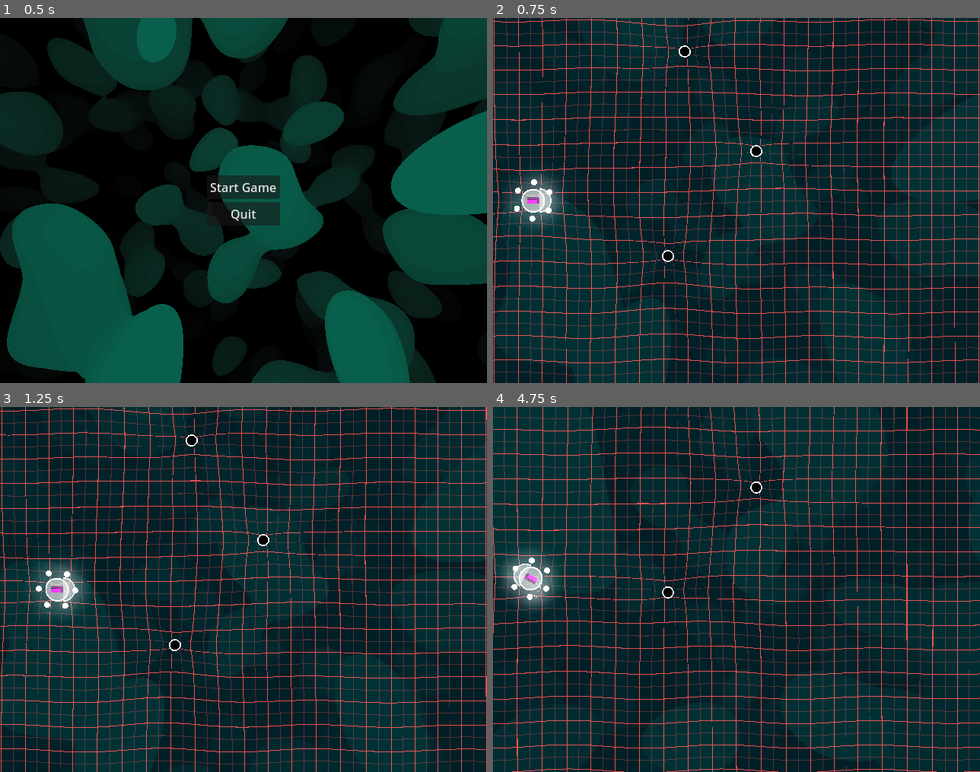
Above: before the commit, frames 1-4 (two rows, left to right).
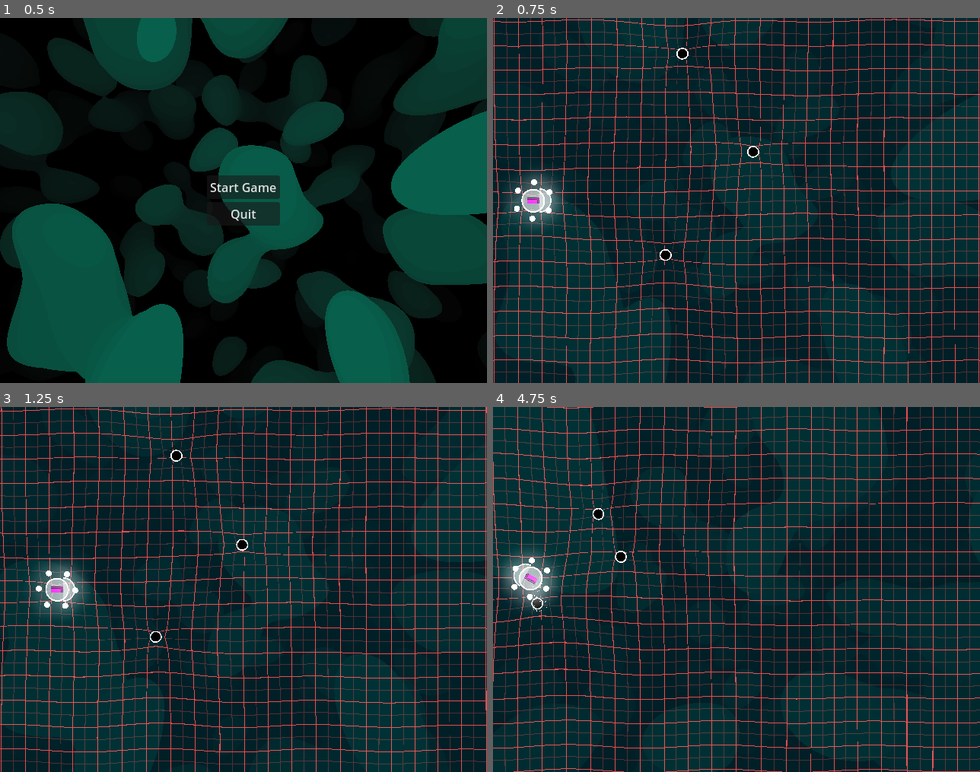
Above: after the commit, the same moments.

Repository: 3xcpy/roguelike-arcade-driving
Game: Godot game, scene res://scenes/main.tscn
The game is run twice, just before and just after one commit, with the same random seed, the same clock (stepped at 60 frames per second) and the same inputs. The engine's default icon, where the game draws it, is replaced by a stand-in: a white triangle on a blue panel in a dark square.
Inputs (mouse positions are in pixels of both pictures, inside the frame that each line leads up to):
- Up to frame 1 (0.5 s): no input
- Up to frame 2 (0.75 s): click "Start Game" at 0.5 s
- Up to frame 3 (1.25 s): no input
- Up to frame 4 (4.75 s): tap Enter (ui_accept) at 1.25, 1.52, 2.27, 3.77, 4.52 s; move the mouse to (843, 571) at 1.27 s; hold Right (steer_right) 1.28-2.03 s; tap Alt at 1.35, 2.85, 4.35 s; move the mouse to (639, 607) at 2.02 s; hold Down 2.03-2.78 s; tap Shift at 2.1, 3.6 s; move the mouse to (785, 509) at 2.77 s; hold Right (steer_right) 2.78-3.53 s; move the mouse to (712, 662) at 3.52 s; hold Up 3.53-4.28 s; move the mouse to (882, 644) at 4.27 s; hold Left (steer_left) from 4.28 s (still down)

Frame 1 is identical in both runs. In frame 2, 1.4% of the frame differs, in the area x 0-100%, y 0-98%; in frame 3, 8.2%; in frame 4, 14%, in the area x 0-100%, y 0-100%.

Commit message:
add enemy movement

Diff:
--- a/scenes/enemy.tscn
+++ b/scenes/enemy.tscn
@@ -20,6 +20,7 @@
 
 [node name="Enemy" type="Area2D" groups=["Enemies"]]
 script = ExtResource("1_5uy6h")
+level = 2
 
 [node name="Sprite2D" type="Sprite2D" parent="."]
 material = SubResource("ShaderMaterial_xwavj")
@@ -37,5 +38,9 @@
 
 [node name="DamageParticles" parent="." instance=ExtResource("6_xwavj")]
 
+[node name="NavigationAgent2D" type="NavigationAgent2D" parent="."]
+avoidance_enabled = true
+
 [connection signal="damaged" from="HealthComponent" to="." method="_on_health_component_damaged"]
 [connection signal="dead" from="HealthComponent" to="." method="_on_health_component_dead"]
+[connection signal="velocity_computed" from="NavigationAgent2D" to="." method="_on_navigation_agent_2d_velocity_computed"]
--- a/scenes/stage.tscn
+++ b/scenes/stage.tscn
@@ -1,6 +1,7 @@
-[gd_scene load_steps=15 format=3 uid="uid://wb45rm4nabob"]
+[gd_scene load_steps=17 format=3 uid="uid://wb45rm4nabob"]
 
 [ext_resource type="PackedScene" uid="uid://dhtn00310jucy" path="res://scenes/player.tscn" id="1_8rem4"]
+[ext_resource type="Script" uid="uid://cjhq168l74jfy" path="res://scripts/game_manager.gd" id="1_st0q7"]
 [ext_resource type="Texture2D" uid="uid://phtn83sdcm6r" path="res://sprites/grid.png" id="2_gi7kc"]
 [ext_resource type="Shader" uid="uid://celbxoq3s5mxx" path="res://shaders/floor.gdshader" id="2_kewym"]
 [ext_resource type="Script" uid="uid://d3cvnf1armkbm" path="res://scripts/floor.gd" id="4_6c5u0"]
@@ -43,7 +44,13 @@
 [sub_resource type="WorldBoundaryShape2D" id="WorldBoundaryShape2D_dexii"]
 normal = Vector2(-1, 0)
 
+[sub_resource type="NavigationPolygon" id="NavigationPolygon_st0q7"]
+vertices = PackedVector2Array(1982.1016, 15.953125, 1997.8906, 1494, 8.9765625, 1494, 6.0234375, 6.046875)
+polygons = Array[PackedInt32Array]([PackedInt32Array(0, 1, 2, 3)])
+outlines = Array[PackedVector2Array]([PackedVector2Array(1992, 6, 2008, 1504, -1, 1504, -4, -4)])
+
 [node name="Stage" type="Node2D"]
+script = ExtResource("1_st0q7")
 
 [node name="Player" parent="." instance=ExtResource("1_8rem4")]
 position = Vector2(51, 269)
@@ -89,3 +96,6 @@
 position = Vector2(230, 342)
 
 [node name="BackgroundLayer" parent="." instance=ExtResource("7_1hwpr")]
+
+[node name="NavigationRegion2D" type="NavigationRegion2D" parent="."]
+navigation_polygon = SubResource("NavigationPolygon_st0q7")
--- a/scripts/enemy.gd
+++ b/scripts/enemy.gd
@@ -2,9 +2,29 @@
 
 @export var attack_damage: float = 1.0
 @export var value: int = 1
+@export var speed: float = 50.0
+@export var accel: float = 10.0
+@export var decel: float = 1.0
+@export var level: int = 1:
+	set(new_level):
+		level = new_level
+		if Engine.is_editor_hint():
+			update_values()
 
 var tick: float = 0.1
 var timer := 0.0
+var index := 0
+@export var update_amount: int = 10
+var update_timer: int = 0
+
+var velocity: Vector2 = Vector2.ZERO
+
+
+@onready var navigation_agent: NavigationAgent2D = $NavigationAgent2D
+
+
+func _ready() -> void:
+	index = Global.get_enemy_index()
 
 
 func _physics_process(delta: float) -> void:
@@ -18,6 +38,33 @@
 				if b.has_method("damage"):
 					b.damage(attack_damage)
 
+	if update_timer % update_amount == index % update_amount:
+		navigate()
+	update_timer += 1
+
+	var dir = to_local(navigation_agent.get_next_path_position()).normalized()
+	var desired_vel = dir * speed
+	var new_vel = Vector2.ZERO
+
+	if velocity.length() < desired_vel.length():
+		new_vel = lerp(velocity, desired_vel, accel * delta)
+	else:
+		new_vel = lerp(velocity, Vector2.ZERO, decel * delta)
+
+	global_position += velocity * delta
+
+	navigation_agent.set_velocity(new_vel)
+
+
+func navigate() -> void:
+	var player = get_tree().get_nodes_in_group("Player")[0]
+	navigation_agent.target_position = player.global_position
+
+
+func update_values() -> void:
+	scale = Vector2(level, level)
+	attack_damage = level
+
 
 func damage(dmg: float): $HealthComponent.damage(dmg)
 
@@ -30,3 +77,6 @@
 func _on_health_component_damaged(_dmg: float) -> void:
 	$DamageParticles.emitting = true
 	$DamageParticles.restart()
+
+func _on_navigation_agent_2d_velocity_computed(safe_velocity: Vector2) -> void:
+	velocity = safe_velocity
--- a/scripts/global.gd
+++ b/scripts/global.gd
@@ -2,3 +2,8 @@
 
 var floor: Floor = null
 var game_manager: GameManager = null
+
+var current_index: int = 0
+func get_enemy_index() -> int:
+	current_index += 1
+	return current_index - 1
